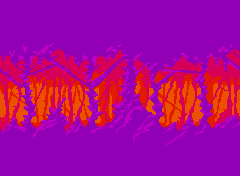
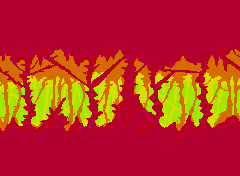
Before/after of a 240 x 176 layered artwork. What changed in the layer stack:
pixels changed over (x1=0, y1=0, x2=240, y2=176) (layer not identified)
